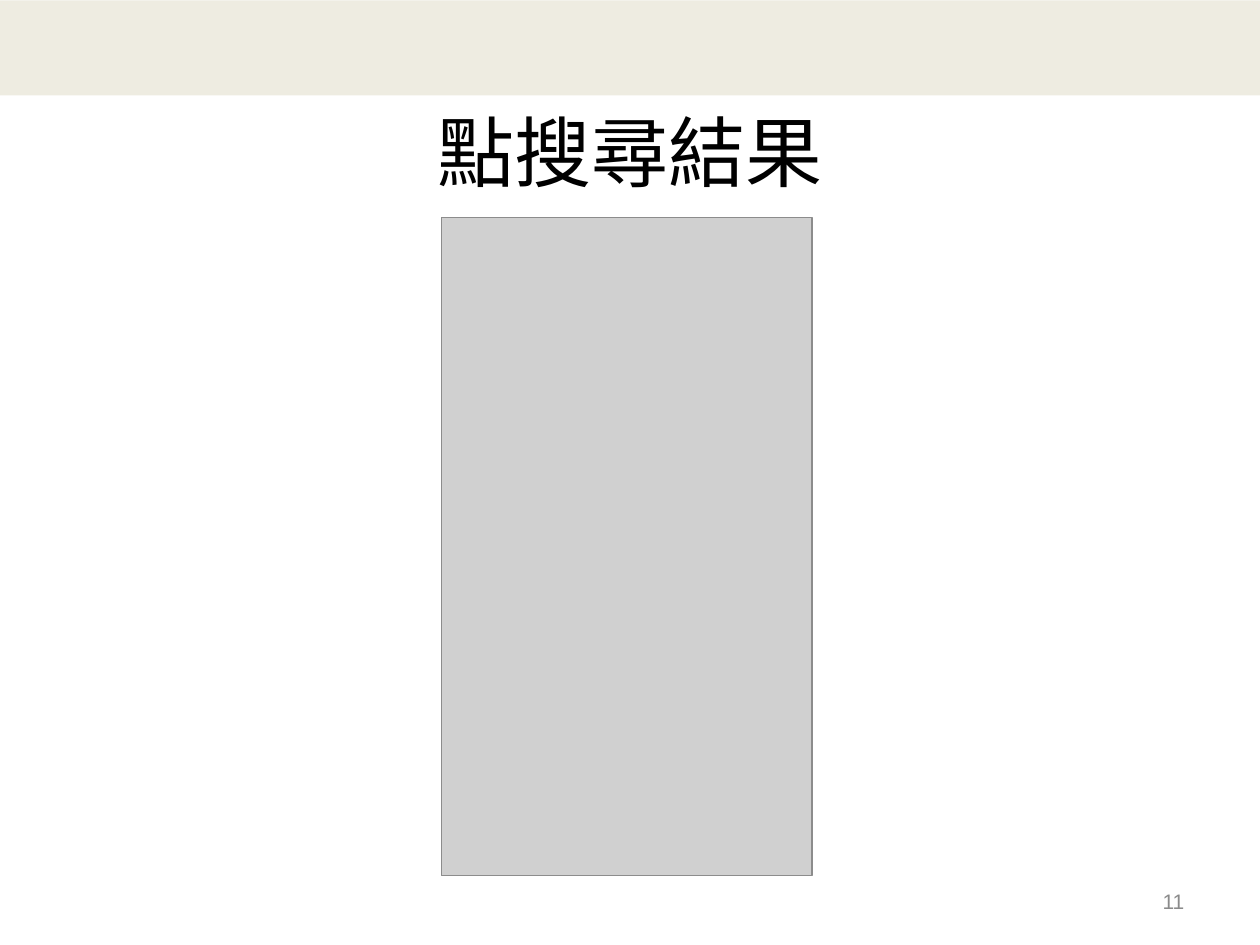
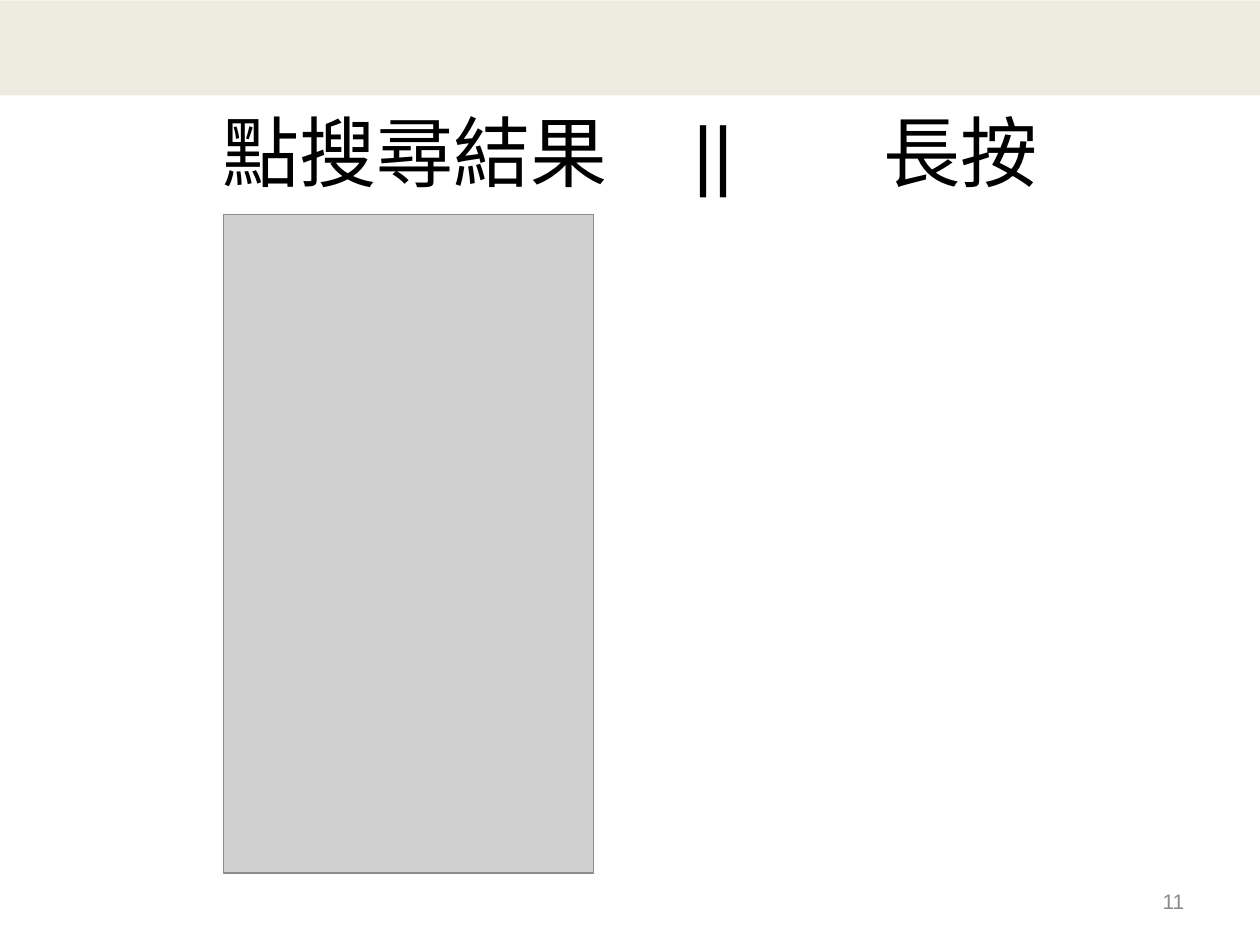
Before and after one commit to hoho870515/android, a slide deck: slide 11 of 期末報告.pptx. Drawn at 1260x945 pixels with LibreOffice and Linux fonts; fonts in the diff are those of the drawing; grey boxes stand for pictures; background and template pictures are left out. Boxes give left, top, right and bottom in pixels: in the first picture for what was removed or moved away, otherwise in the second. Text is boxed around its words. In the diff, an @@ line names an element or a change of style, - is before the commit and + after.

Commit message:
PPT新增地圖(待修)

```diff
--- a/期末報告.pptx
+++ b/期末報告.pptx
@@ title at (222, 116, 1038, 188): text changed @@
-點搜尋結果
+點搜尋結果 || 長按
@@ picture: place and size @@
-picture at (441, 217, 811, 876)
+picture at (223, 214, 593, 873)
```
